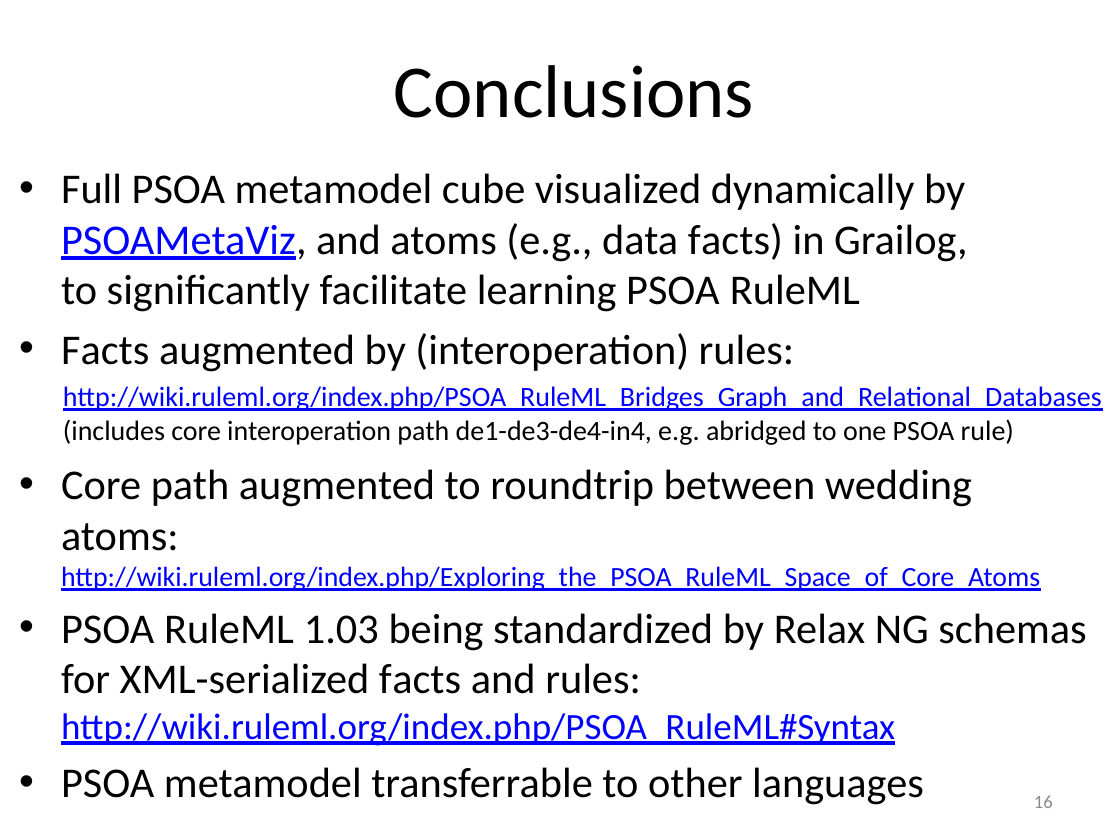
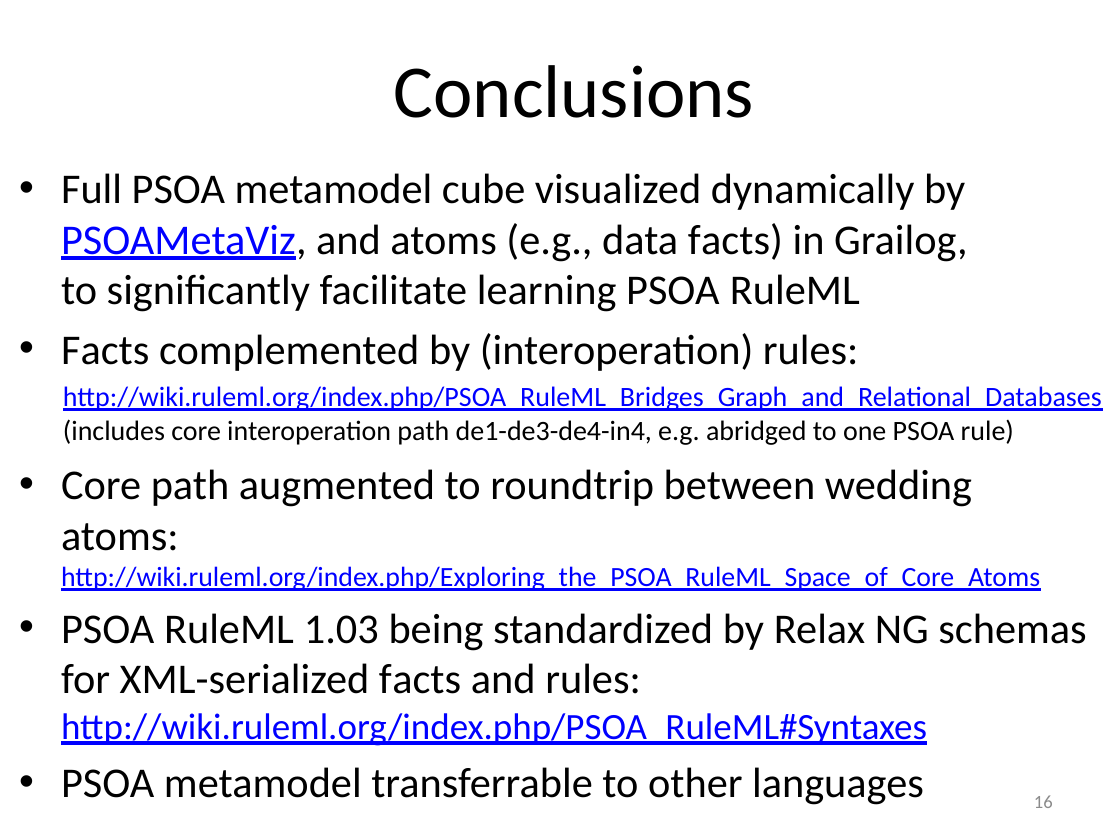
Before and after one commit to RuleML/ruleml-website, a slide deck: slide 16 of talks/PSOAMetamodelGrailogWedding.pptx. Drawn at 1120x840 pixels with LibreOffice and Linux fonts; fonts in the diff are those of the drawing. Boxes give left, top, right and bottom in pixels: in the first picture for what was removed or moved away, otherwise in the second. Text is boxed around its words. In the diff, an @@ line names an element or a change of style, - is before the commit and + after.

```diff
--- a/talks/PSOAMetamodelGrailogWedding.pptx
+++ b/talks/PSOAMetamodelGrailogWedding.pptx
@@ text at [61,333,859,371]: text changed @@
-• Facts augmented by (interoperation) rules:
+• Facts complemented by (interoperation) rules:
@@ text at [61,613,1086,746]: text changed @@
-• PSOA RuleML 1.03 being standardized by Relax NG schemas for XML-serialized facts and rules: http://wiki.ruleml.org/index.php/PSOA_RuleML#Syntax
+• PSOA RuleML 1.03 being standardized by Relax NG schemas for XML-serialized facts and rules: http://wiki.ruleml.org/index.php/PSOA_RuleML#Syntaxes
```
Also in this commit, not shown: 1 other slide changed, 1 other file.
